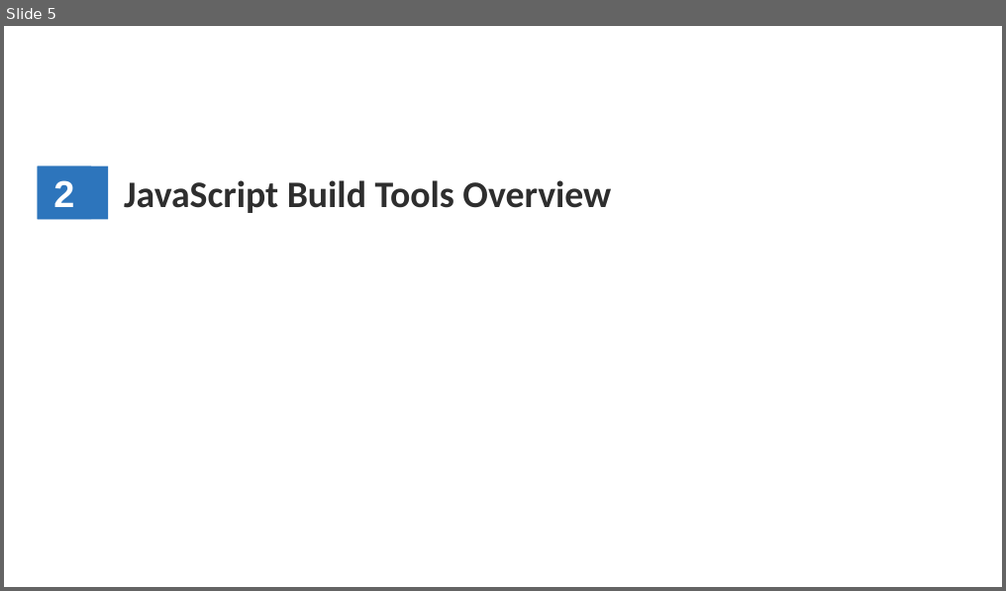
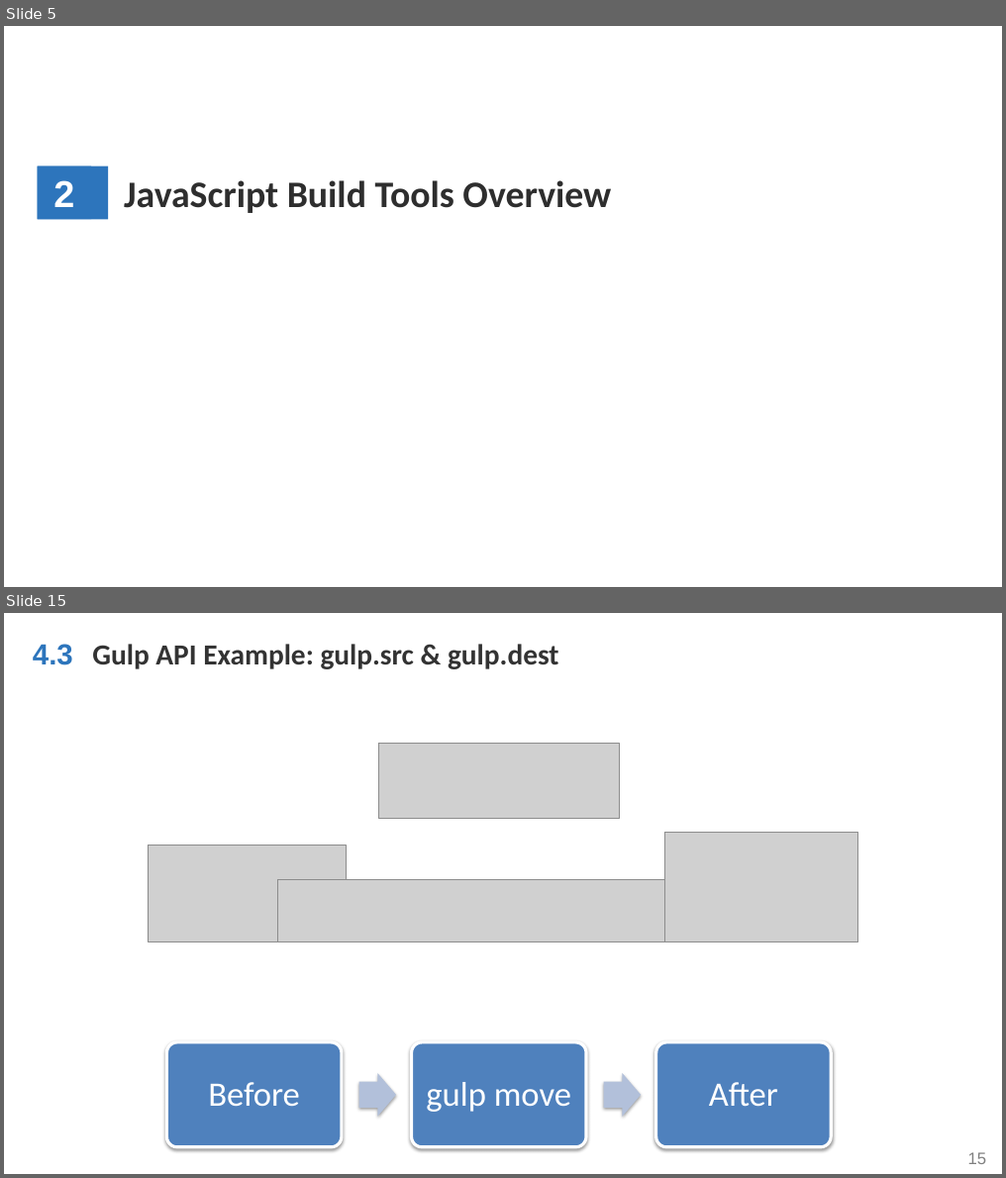
Before and after one commit to WenhaoXu/full-stack-web-course, a slide deck: engineering/2017/Gulp.pptx. Shown one above the other, each under a label of ours: slide 5 before the commit, slides 5 and 15 after it; the slides between them are not shown. The pictures are 1006x591 and 1006x1178 pixels, drawn with LibreOffice and Linux fonts; fonts in the diff are those of the drawing; grey boxes stand for pictures; background and template pictures are left out. Boxes give left, top, right and bottom in pixels: in the first picture for what was removed or moved away, otherwise in the second. Text is boxed around its words. In the diff, an @@ line names an element or a change of style, - is before the commit and + after.

Commit message:
[Engineering] update gulp ppt.

```diff
--- a/engineering/2017/Gulp.pptx
+++ b/engineering/2017/Gulp.pptx
@@ slide 15 added at (4, 613, 1002, 1174), background #FFFFFF; not listed: 1 template element that a slide beside it also shows @@
@@ text added at (33, 644, 73, 665), 28 pt, text #2D75BC, bold @@
+4.3
@@ text added at (92, 644, 559, 669), 28 pt, text #333333, bold @@
+Gulp API Example: gulp.src & gulp.dest
@@ picture added at (378, 744, 620, 818) @@
@@ picture added at (148, 845, 347, 942) @@
@@ picture added at (665, 833, 857, 943) @@
@@ picture added at (278, 879, 721, 942) @@
@@ group added at (166, 1043, 832, 1148): 3 rounded rectangles, 3 texts, 2 right arrows @@
+Before
+gulp move
+After
```
Also in this commit, not shown: 2 slides changed, 14 other slides added, 4 slides removed.
